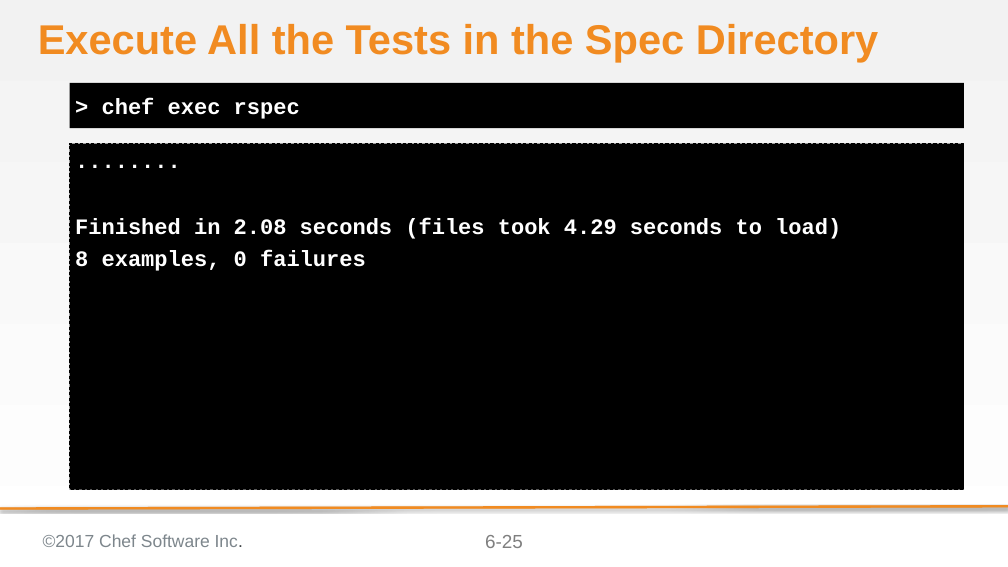
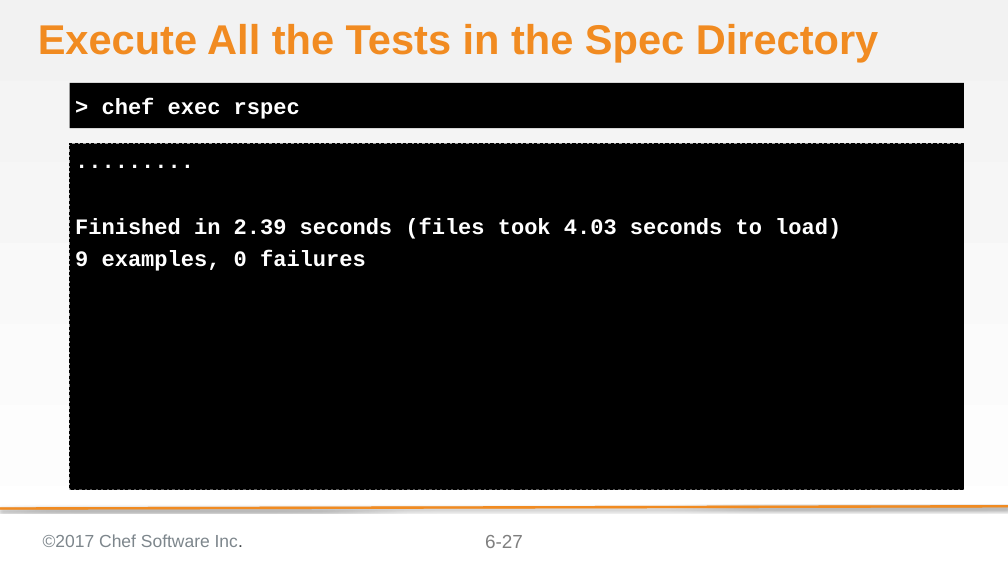
Before and after one commit to ericheiser/chef-intermediate, a slide deck: slide 27 of 06-testing_resources_in_recipes.pptx (slide 25 before the commit). Drawn at 1008x567 pixels with LibreOffice and Linux fonts; fonts in the diff are those of the drawing; background and template pictures are left out. Boxes give left, top, right and bottom in pixels: in the first picture for what was removed or moved away, otherwise in the second. Text is boxed around its words. In the diff, an @@ line names an element or a change of style, - is before the commit and + after.

```diff
--- a/06-testing_resources_in_recipes.pptx
+++ b/06-testing_resources_in_recipes.pptx
@@ text at (75,218,841,271): text changed @@
-........
-Finished in 2.08 seconds (files took 4.29 seconds to load)
-8 examples, 0 failures
+.........
+Finished in 2.39 seconds (files took 4.03 seconds to load)
+9 examples, 0 failures
@@ page number at (485,535,523,548): text changed @@
-6-25
+6-27
```
Also in this commit, not shown: 3 other slides changed, 2 slides added.
